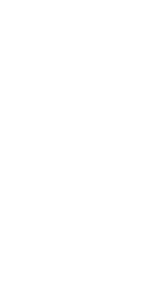
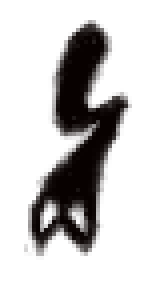
Revision of a layered 144px x 300px image; what changed, layer by layer:
added layer "Layer #1" above "Layer #2" over [24, 20, 132, 260]
added layer "Layer #2" above "Layer" over [32, 188, 96, 240]
hid "Layer", painted on it over [44, 20, 132, 248]
